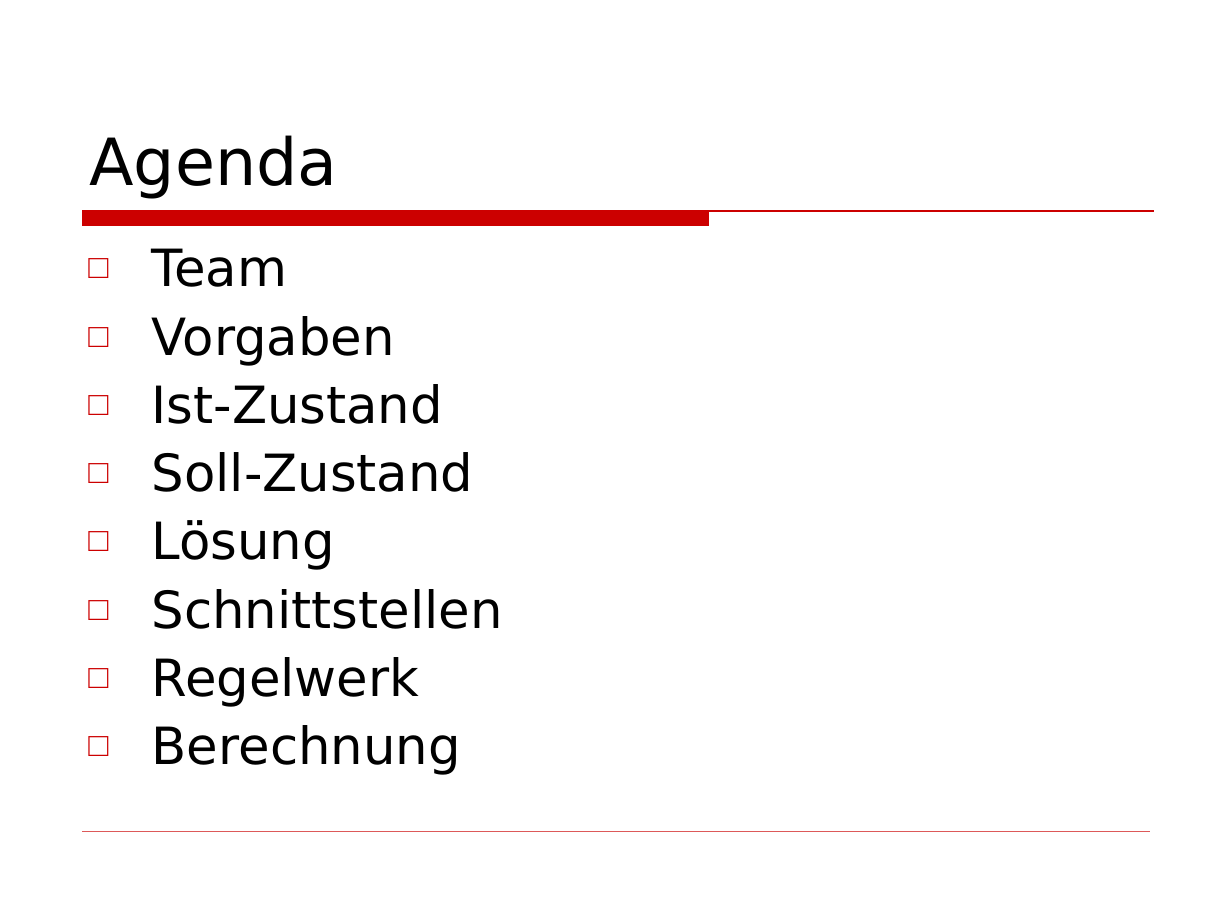
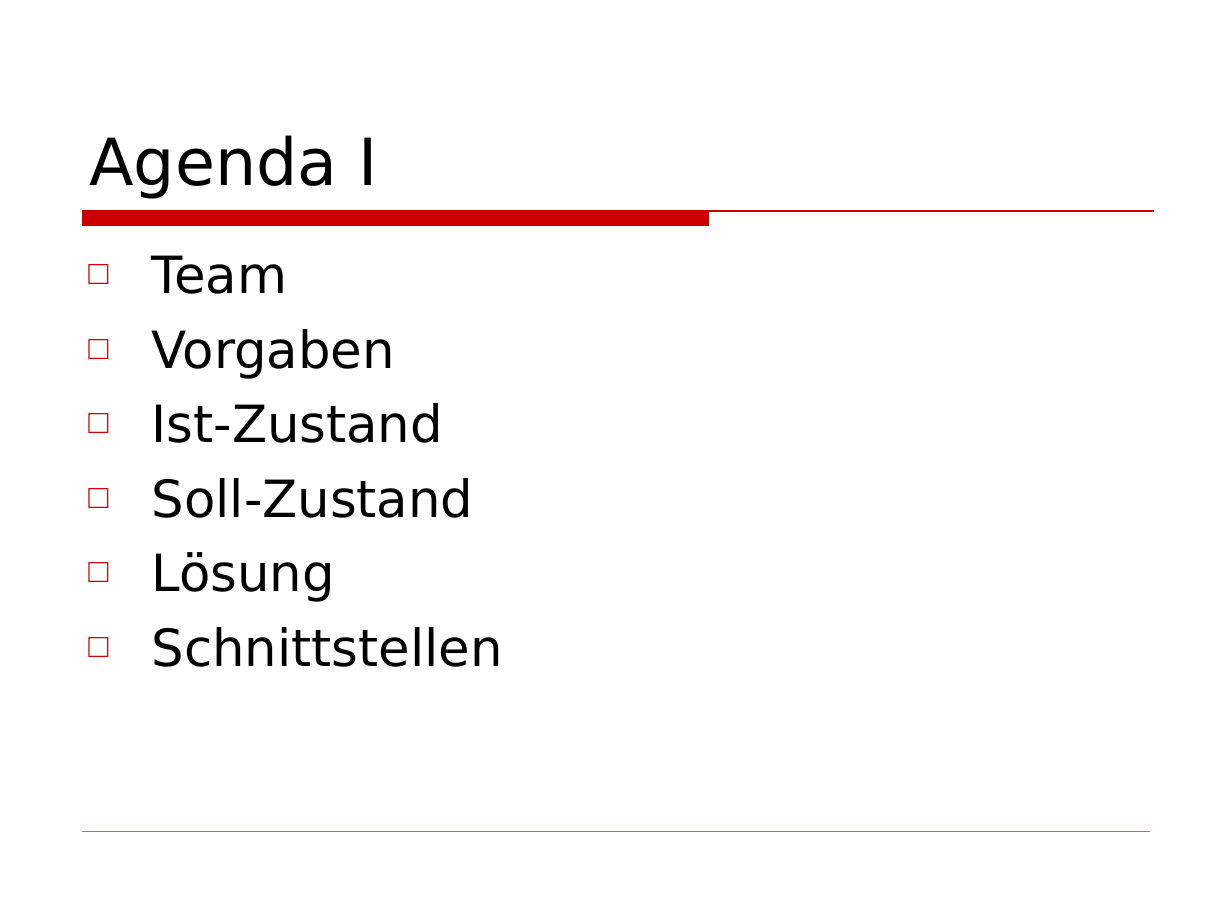
Before and after one commit to BackupTheBerlios/wiptp-svn, a slide deck: slide 2 of docs/Präsentation.ppt. Drawn at 1232x924 pixels with LibreOffice and Linux fonts; fonts in the diff are those of the drawing; background and template pictures are left out. Boxes give left, top, right and bottom in pixels: in the first picture for what was removed or moved away, otherwise in the second. Text is boxed around its words. In the diff, an @@ line names an element or a change of style, - is before the commit and + after.

Commit message:
präsentation

```diff
--- a/docs/Präsentation.ppt
+++ b/docs/Präsentation.ppt
@@ title at (89, 135, 377, 199): text changed @@
-Agenda
+Agenda I
@@ text "Team" at (152, 255, 503, 667): line spacing 0.9 to 1 @@
@@ text at (152, 657, 461, 775): paragraphs removed @@
-□ Regelwerk
-□ Berechnung
```
Also in this commit, not shown: 1 slide added, 1 other file.
